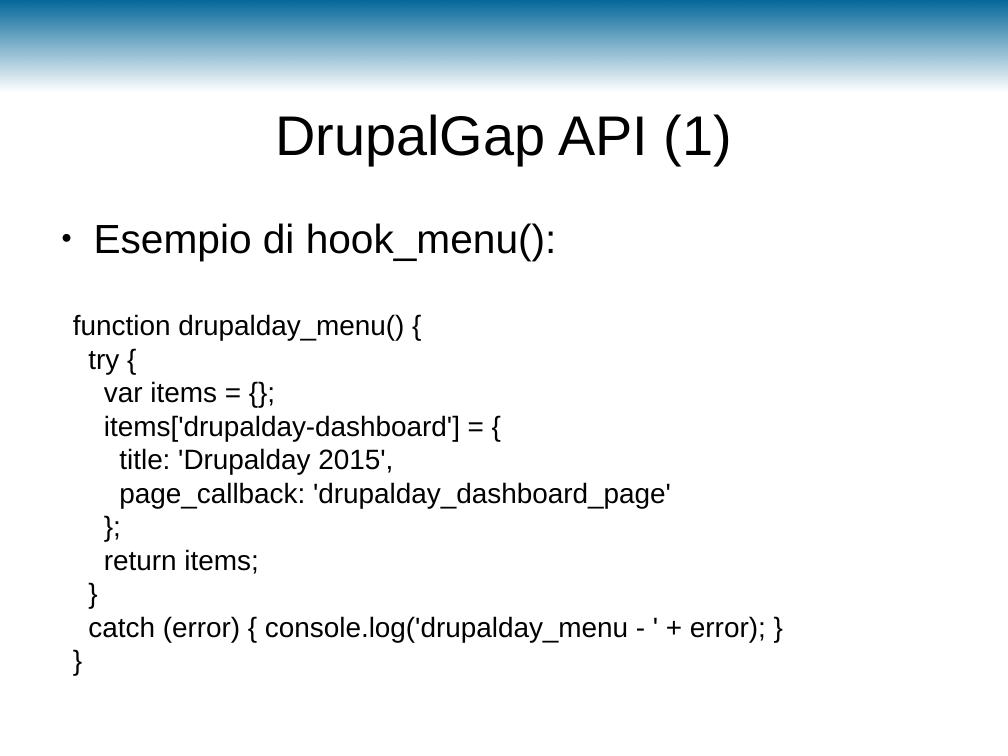
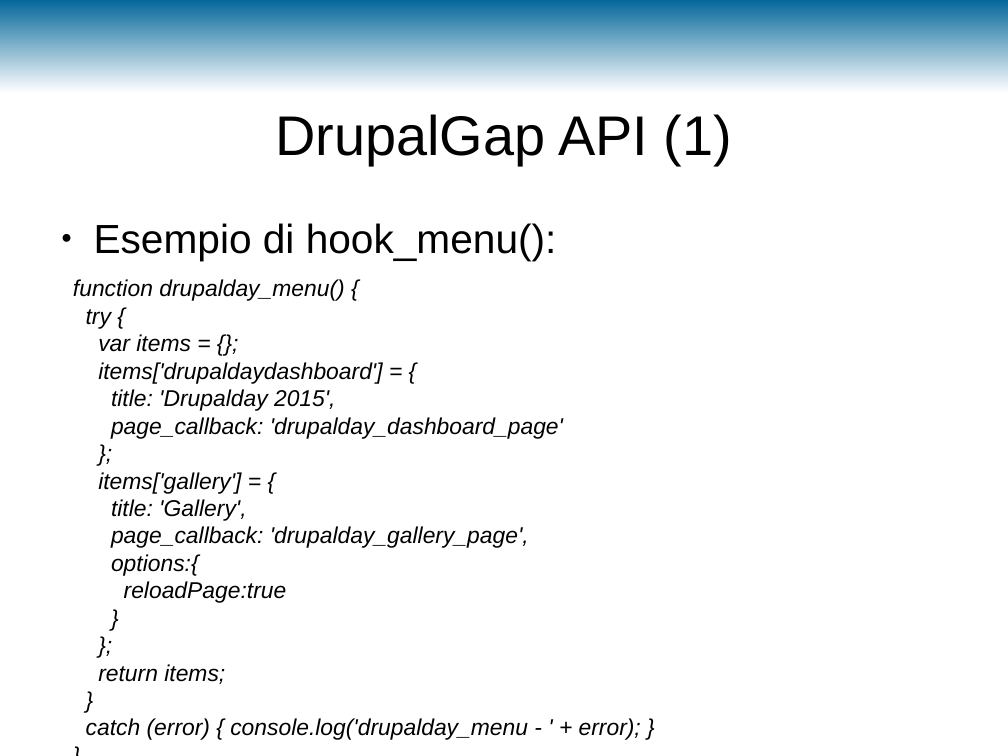
Before and after one commit to m3m3nto/drupalday2015_drupalgap, a slide deck: slide 12 of slide/DDay2015-DrupalGap.odp. Drawn at 1008x756 pixels with LibreOffice and Linux fonts; fonts in the diff are those of the drawing; background and template pictures are left out. Boxes give left, top, right and bottom in pixels: in the first picture for what was removed or moved away, otherwise in the second. Text is boxed around its words. In the diff, an @@ line names an element or a change of style, - is before the commit and + after.

```diff
--- a/slide/DDay2015-DrupalGap.odp
+++ b/slide/DDay2015-DrupalGap.odp
@@ text at box(73, 279, 641, 740): size 22 to 18 pt, italic on in "function drupalday_menu() {", "try {", "var items = {};", "title: 'Drupalday 2015'," and 6 more places @@
@@ text at box(98, 362, 382, 384): text changed; size 22 to 18 pt; italic on @@
-items['drupalday-dashboard'] = {
+items['drupaldaydashboard'] = {
@@ text at box(98, 472, 529, 603): paragraphs added @@
+};
+items['gallery'] = {
+title: 'Gallery',
+page_callback: 'drupalday_gallery_page',
+options:{
+reloadPage:true
+}
```
Also in this commit, not shown: 1 other slide changed, 3 other files.
